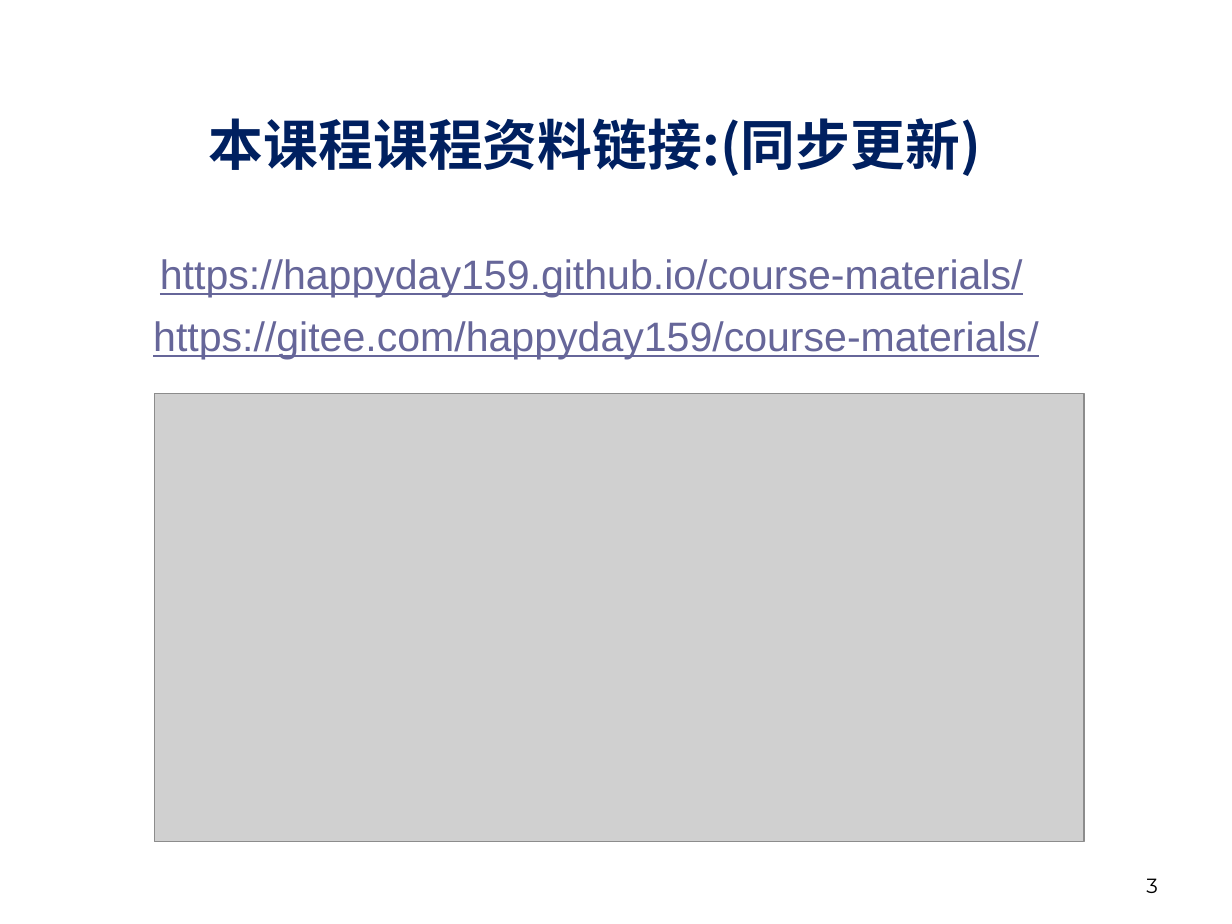
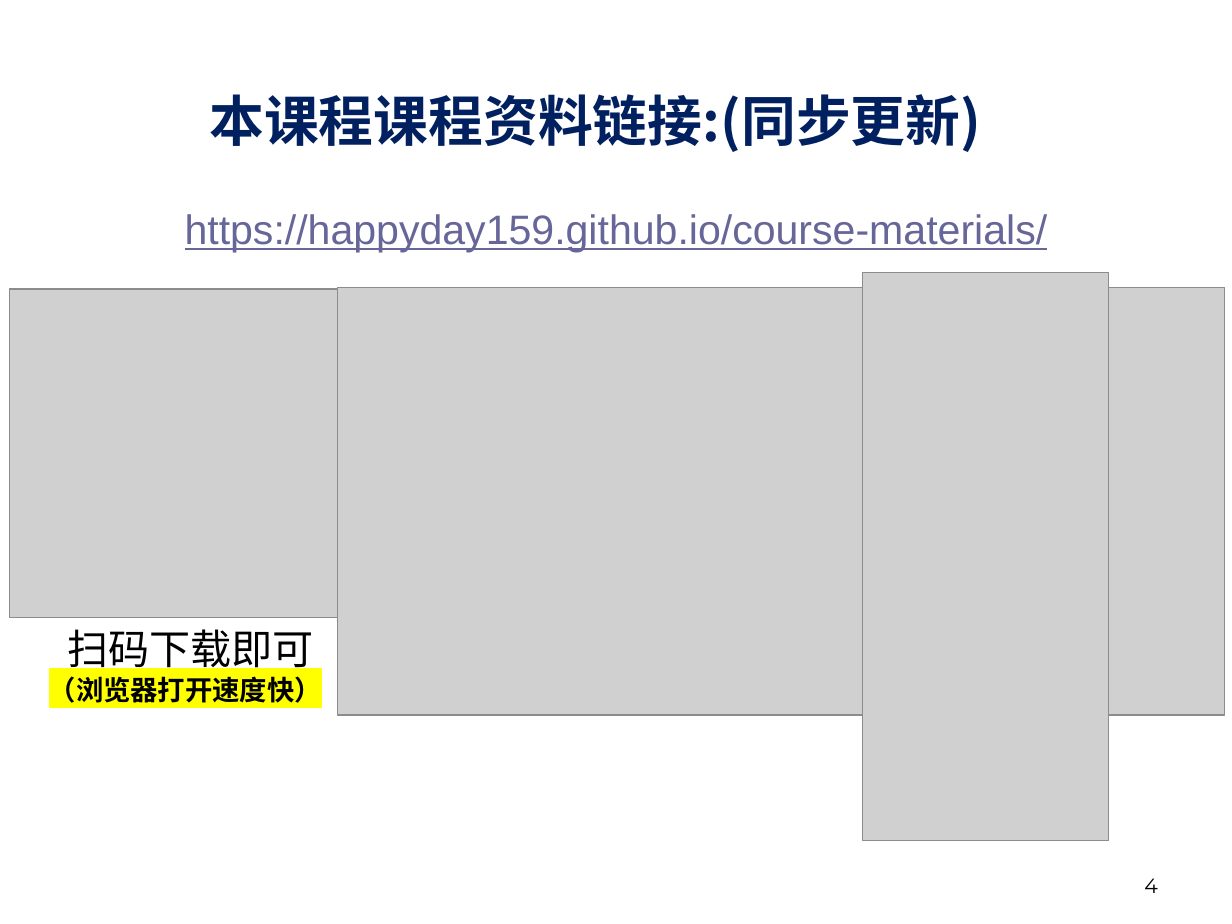
Before and after one commit to Happyday159/course-materials, a slide deck: slide 4 of files/lecture1a.pptx (slide 3 before the commit). Drawn at 1232x924 pixels with LibreOffice and Linux fonts; fonts in the diff are those of the drawing; grey boxes stand for pictures; background and template pictures are left out. Boxes give left, top, right and bottom in pixels: in the first picture for what was removed or moved away, otherwise in the second. Text is boxed around its words. In the diff, an @@ line names an element or a change of style, - is before the commit and + after.

```diff
--- a/files/lecture1a.pptx
+++ b/files/lecture1a.pptx
@@ title "本课程课程资料链接:(同步更新)": place and size @@
-title "本课程课程资料链接:(同步更新)" at <box>209,118,981,176</box>
+title "本课程课程资料链接:(同步更新)" at <box>209,94,981,152</box>
@@ text "https://happyday159.github.io/course-materials/": place and size @@
-text "https://happyday159.github.io/course-materials/" at <box>160,259,1023,298</box>
+text "https://happyday159.github.io/course-materials/" at <box>185,214,1048,252</box>
@@ picture added at <box>10,288,339,617</box> @@
@@ picture: place and size @@
-picture at <box>154,393,1084,841</box>
+picture at <box>338,287,1225,715</box>
@@ picture added at <box>862,272,1109,840</box> @@
@@ text removed at <box>153,321,1038,359</box> @@
-https://gitee.com/happyday159/course-materials/
@@ text added at <box>49,629,322,703</box>, 16 pt, text #000000, bold @@
+扫码下载即可
+（浏览器打开速度快）
@@ page number at <box>1144,878,1158,893</box>: text changed @@
-3
+4
```
Also in this commit, not shown: 11 other slides changed, 7 slides added, 15 slides removed, 2 other files.
